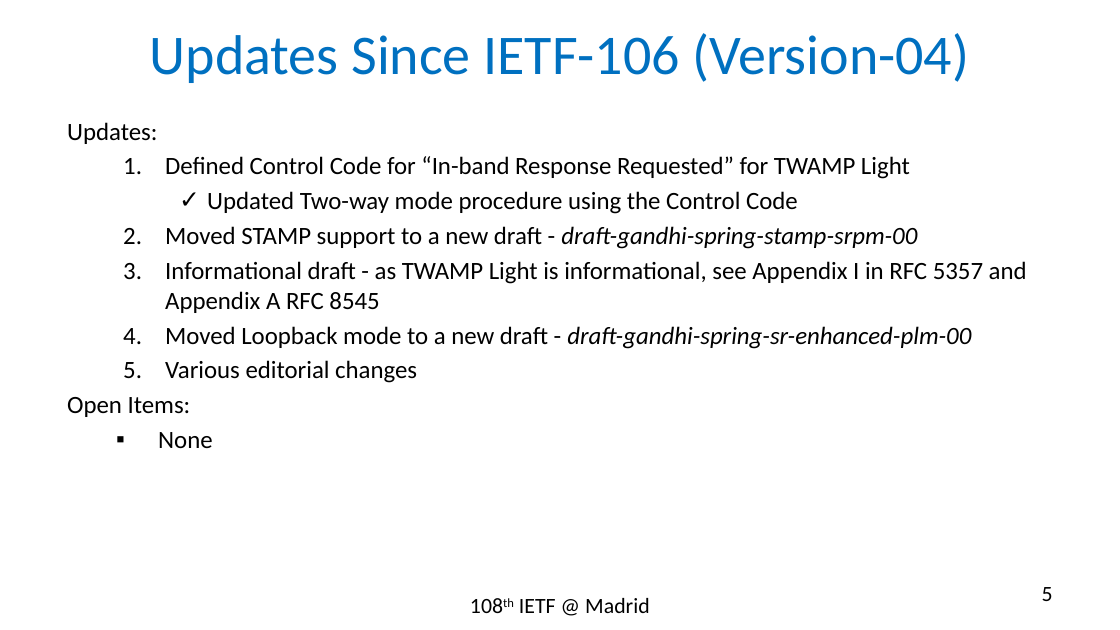
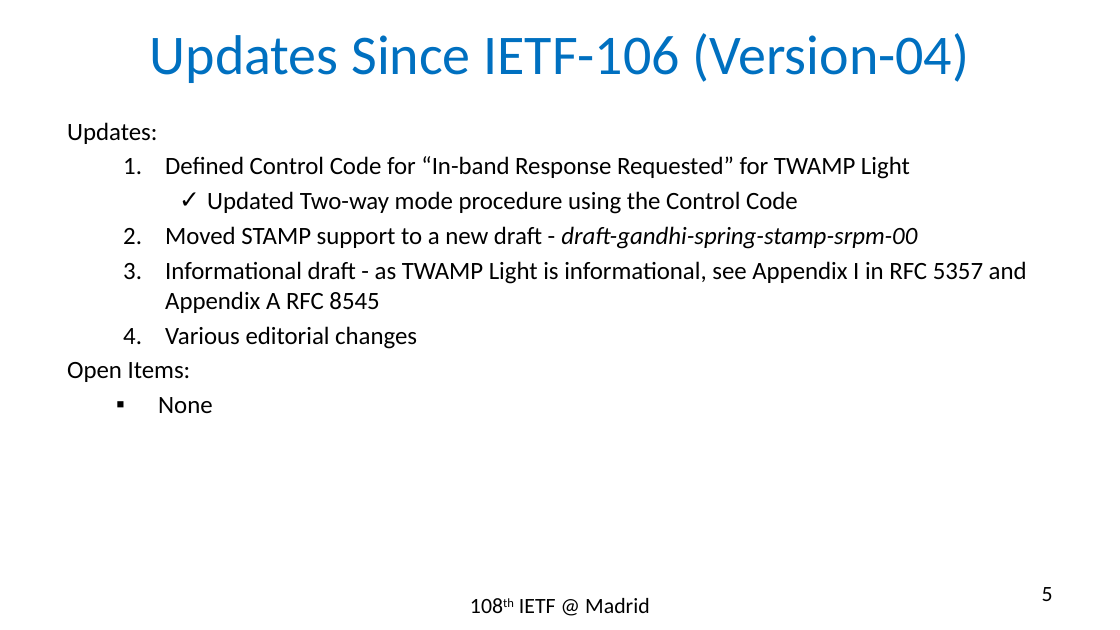
Before and after one commit to rakgandhi/ietf-slides, a slide deck: slide 5 of draft-gandhi-spring-twamp-srpm-09.pptx. Drawn at 1120x630 pixels with LibreOffice and Linux fonts; fonts in the diff are those of the drawing. Boxes give left, top, right and bottom in pixels: in the first picture for what was removed or moved away, otherwise in the second. Text is boxed around its words. In the diff, an @@ line names an element or a change of style, - is before the commit and + after.

```diff
--- a/draft-gandhi-spring-twamp-srpm-09.pptx
+++ b/draft-gandhi-spring-twamp-srpm-09.pptx
@@ text at bbox=[165, 326, 971, 349]: paragraph removed @@
-  4. Moved Loopback mode to a new draft - draft-gandhi-spring-sr-enhanced-plm-00
```
Also in this commit, not shown: 3 other slides changed, 3 other files.
